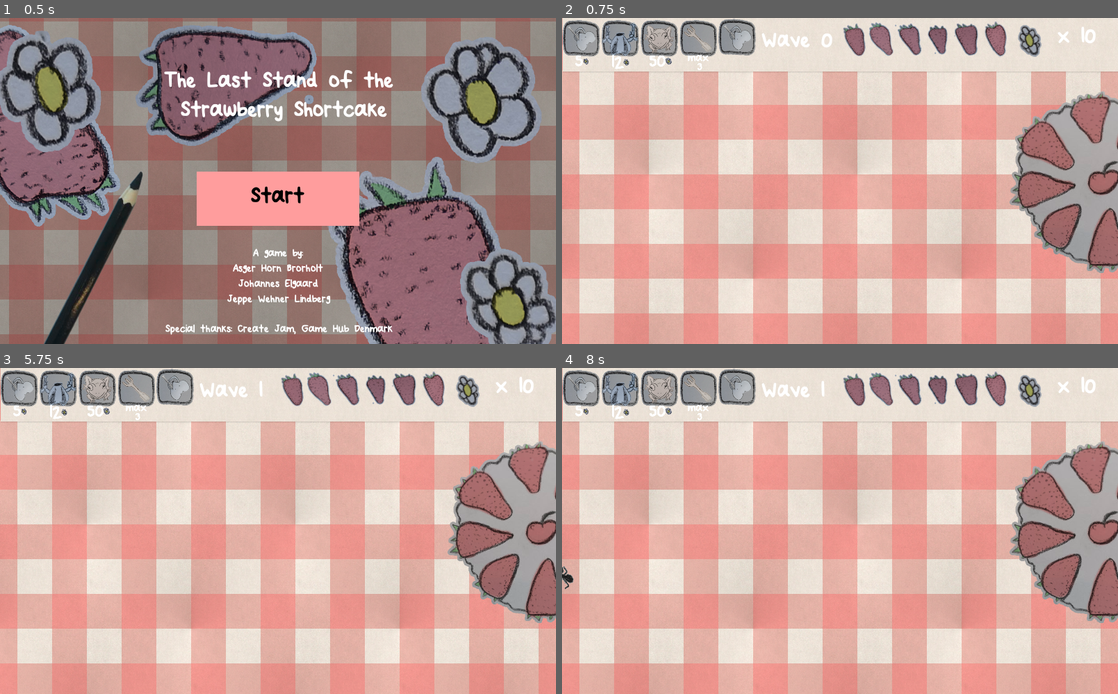
Above: before the commit, frames 1-4 (two rows, left to right).
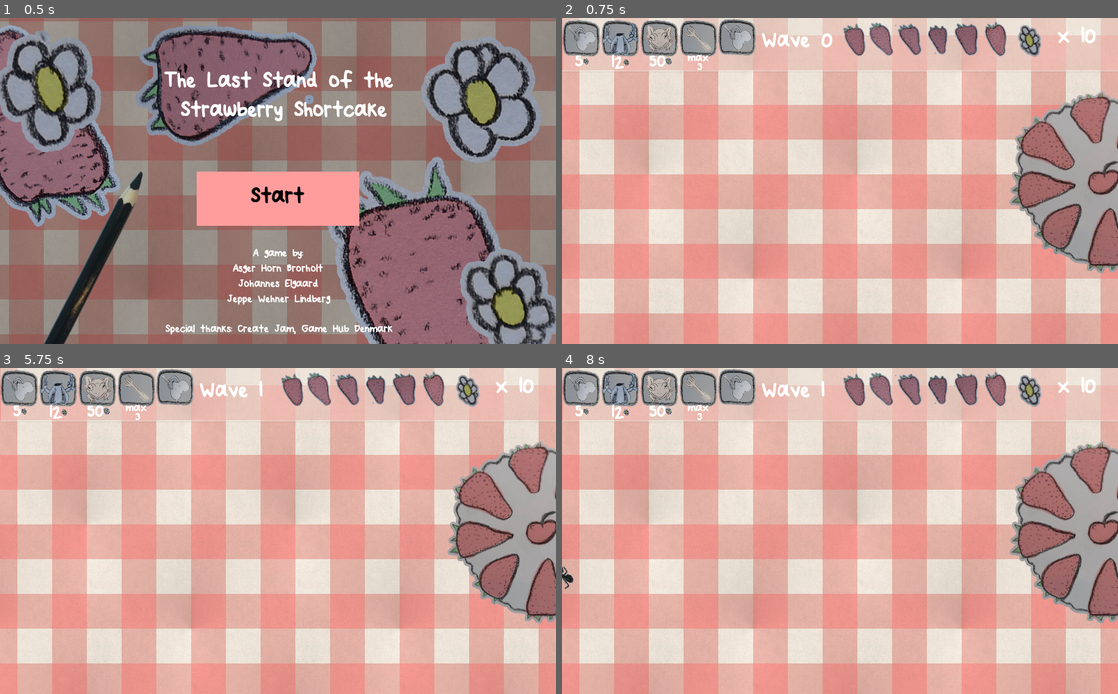
Above: after the commit, the same moments.

Repository: JeppeLindberg/Picnic
Game: Godot game, scene res://Scenes/TitleScreen.tscn
Same seed, same stepped clock (60 frames per second), same inputs: the game is played once before the commit and once after it. The engine's default icon, where the game draws it, is replaced by a stand-in: a white triangle on a blue panel in a dark square.
Inputs (mouse positions are in pixels of both pictures, inside the frame that each line leads up to):
- Up to frame 1 (0.5 s): no input
- Up to frame 2 (0.75 s): click "Start" at 0.5 s
- Up to frame 3 (5.75 s): tap Enter at 1.25, 2.75, 4.25 s; move the mouse to (400, 514) at 1.27 s; click (400, 514) at 1.42 s; tap Space at 2, 3.5, 5 s; move the mouse to (166, 547) at 2.02 s; click (166, 547) at 2.17 s; move the mouse to (333, 459) at 2.77 s; click (333, 459) at 2.92 s; move the mouse to (250, 596) at 3.52 s; click (250, 596) at 3.67 s; move the mouse to (444, 579) at 4.27 s; click (444, 579) at 4.42 s; move the mouse to (111, 482) at 5.02 s; click (111, 482) at 5.17 s
- Up to frame 4 (8 s): move the mouse to (867, 531) at 5.77 s; click (867, 531) at 5.92 s; move the mouse to (756, 449) at 6.52 s; click (756, 449) at 6.67 s; move the mouse to (962, 514) at 7.27 s; click (962, 514) at 7.42 s

Frame 1 is identical in both runs. In frame 2, 7.7% of the frame differs, in the area x 0-100%, y 0-17%; in frame 3, 7.8%; in frame 4, 7.8%.

Commit message:
Transparent panel

Diff:
--- a/Scenes/MainScene.tscn
+++ b/Scenes/MainScene.tscn
@@ -35,6 +35,7 @@
 z_index = -10
 
 [node name="Bordertop" type="Sprite" parent="."]
+modulate = Color( 1, 1, 1, 0.470588 )
 position = Vector2( 519.2, 64 )
 scale = Vector2( 0.54, 0.66 )
 texture = ExtResource( 27 )
